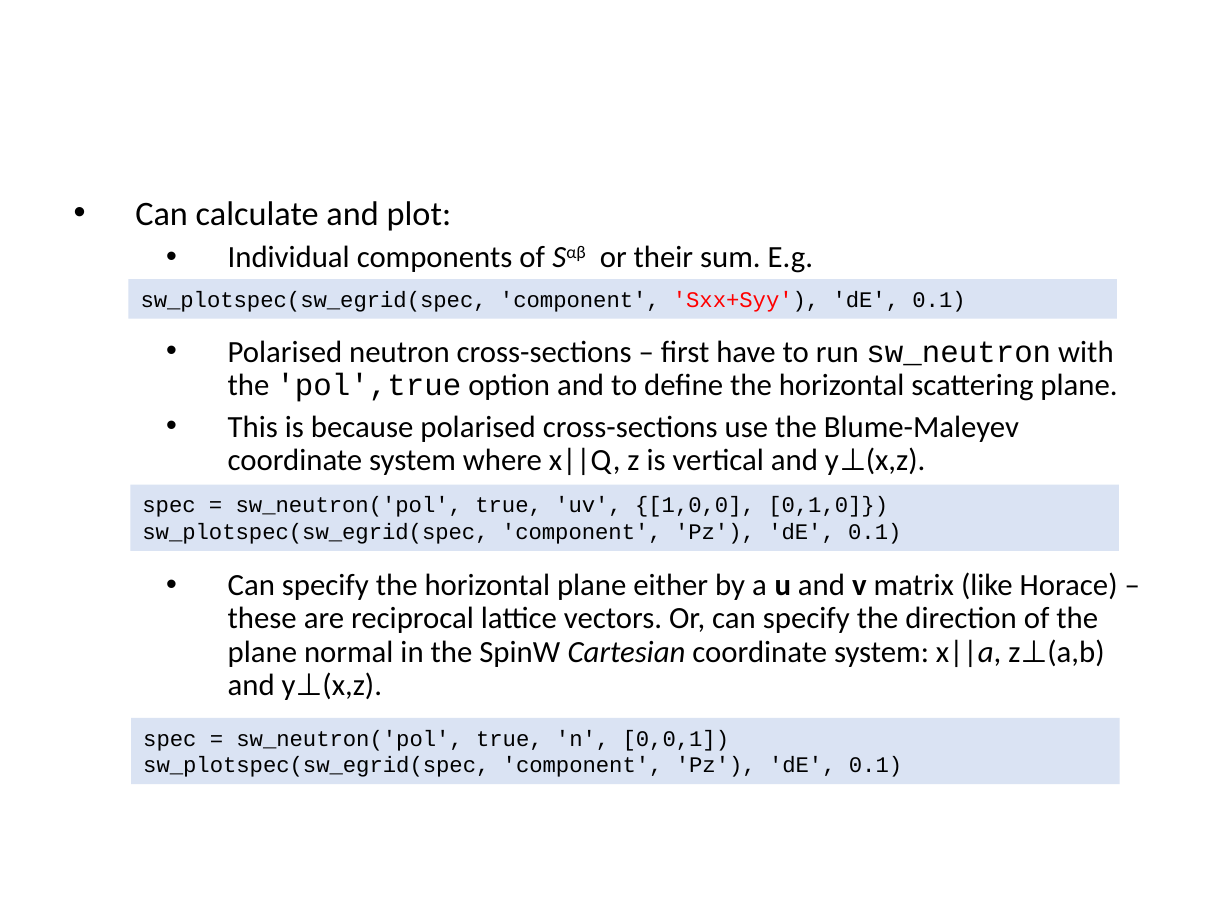
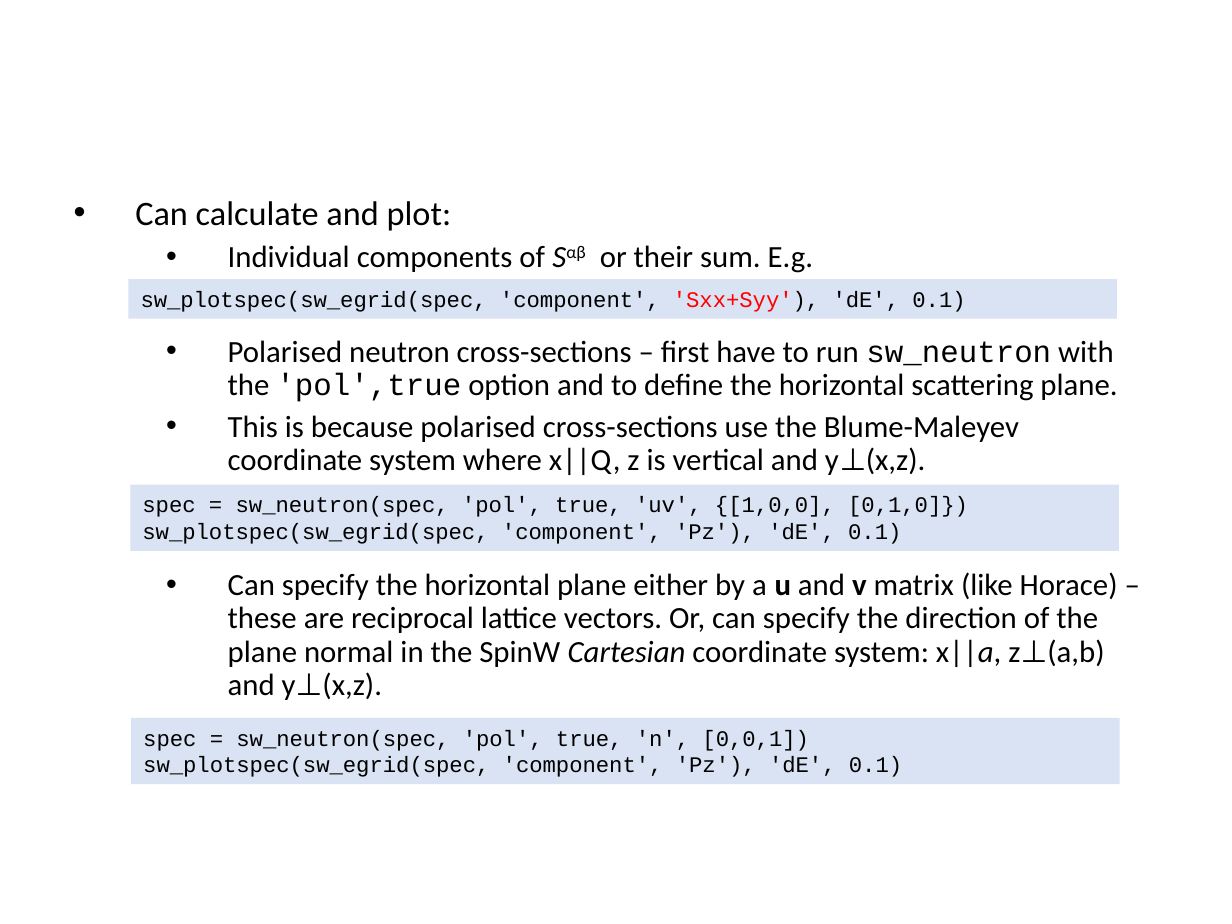
Before and after one commit to pace-neutrons/edatc, a slide deck: slide 6 of presentations/edatc21_slides_07_spinw2.pptx. Drawn at 1232x924 pixels with LibreOffice and Linux fonts; fonts in the diff are those of the drawing; background and template pictures are left out. Boxes give left, top, right and bottom in pixels: in the first picture for what was removed or moved away, otherwise in the second. Text is boxed around its words. In the diff, an @@ line names an element or a change of style, - is before the commit and + after.

```diff
--- a/presentations/edatc21_slides_07_spinw2.pptx
+++ b/presentations/edatc21_slides_07_spinw2.pptx
@@ text in rectangle at box(142, 496, 968, 517): text changed @@
-spec = sw_neutron('pol', true, 'uv', {[1,0,0], [0,1,0]})
+spec = sw_neutron(spec, 'pol', true, 'uv', {[1,0,0], [0,1,0]})
@@ text in rectangle at box(143, 730, 809, 751): text changed @@
-spec = sw_neutron('pol', true, 'n', [0,0,1])
+spec = sw_neutron(spec, 'pol', true, 'n', [0,0,1])
```
Also in this commit, not shown: 1 other slide changed, 2 other files.
